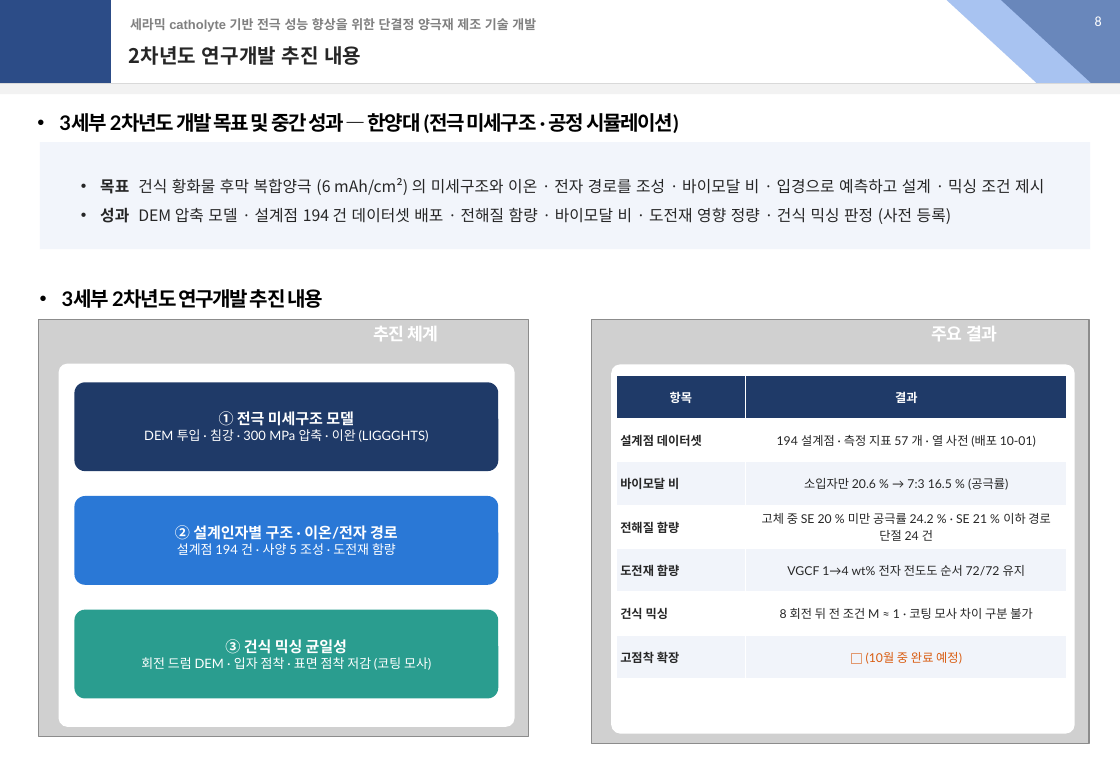
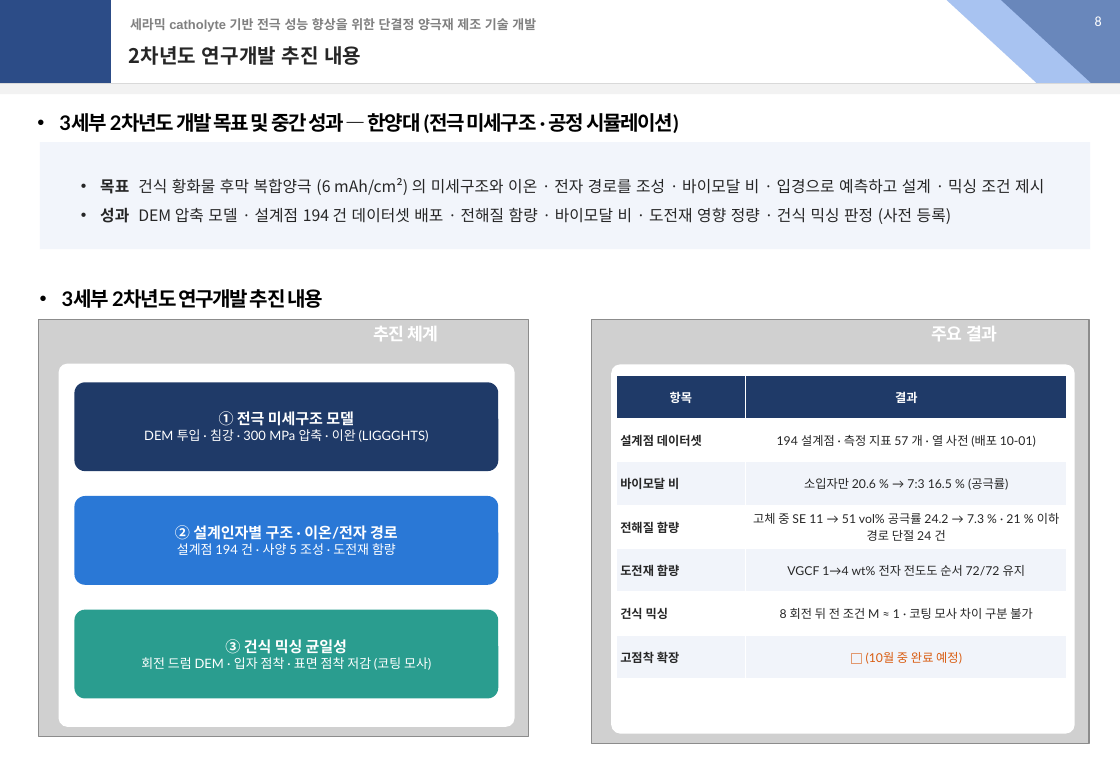
Before and after one commit to yonghoon7153-source/Yonghoon-DEM-DFT, a slide deck: slide 8 of docs/report_20261021/report_20261021_v2.pptx. Drawn at 1120x775 pixels with LibreOffice and Linux fonts; fonts in the diff are those of the drawing; grey boxes stand for pictures. Boxes give left, top, right and bottom in pixels: in the first picture for what was removed or moved away, otherwise in the second. Text is boxed around its words. In the diff, an @@ line names an element or a change of style, - is before the commit and + after.

```diff
--- a/docs/report_20261021/report_20261021_v2.pptx
+++ b/docs/report_20261021/report_20261021_v2.pptx
@@ table at (616, 375, 1067, 679) @@
-row 4, column 2: 고체 중 SE 20 % 미만 공극률 24.2 % · SE 21 % 이하 경로 단절 24 건
+row 4, column 2: 고체 중 SE 11 → 51 vol% 공극률 24.2 → 7.3 % · 21 % 이하 경로 단절 24 건
```
Also in this commit, not shown: 3 other slides changed, 11 other files.
